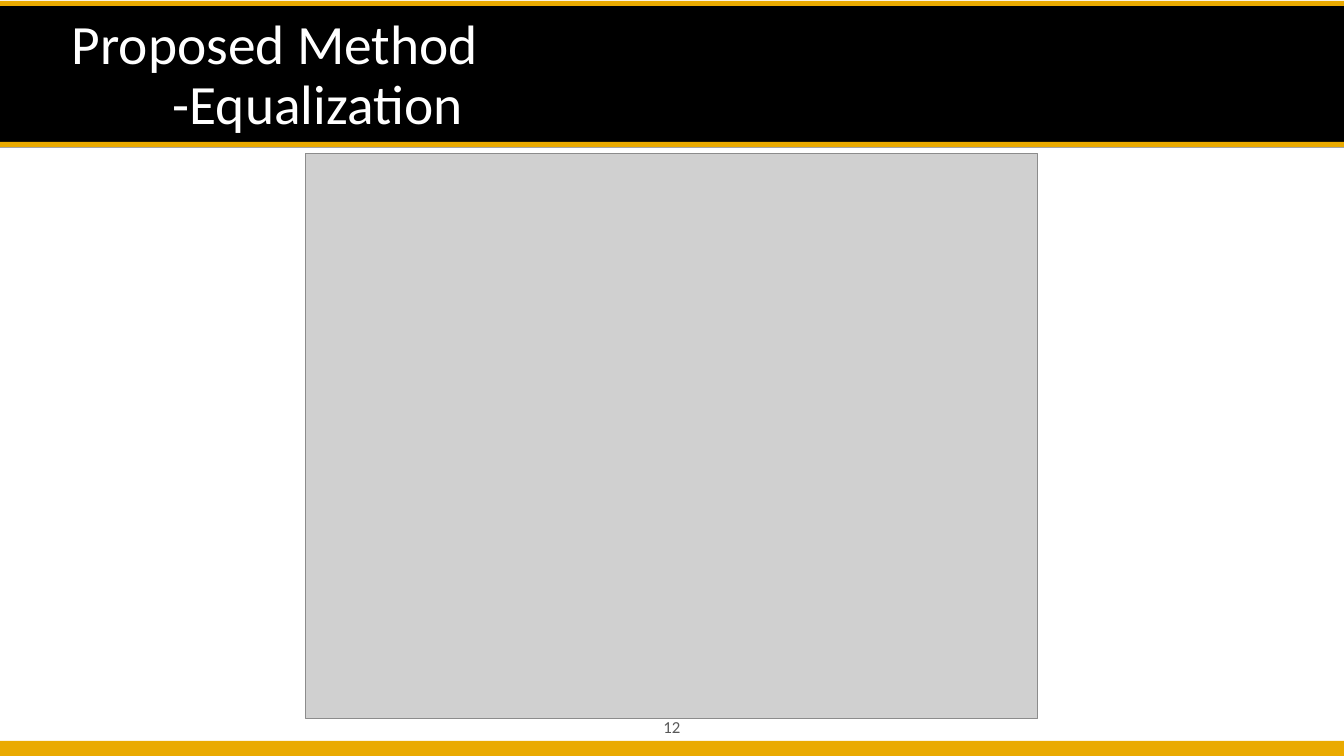
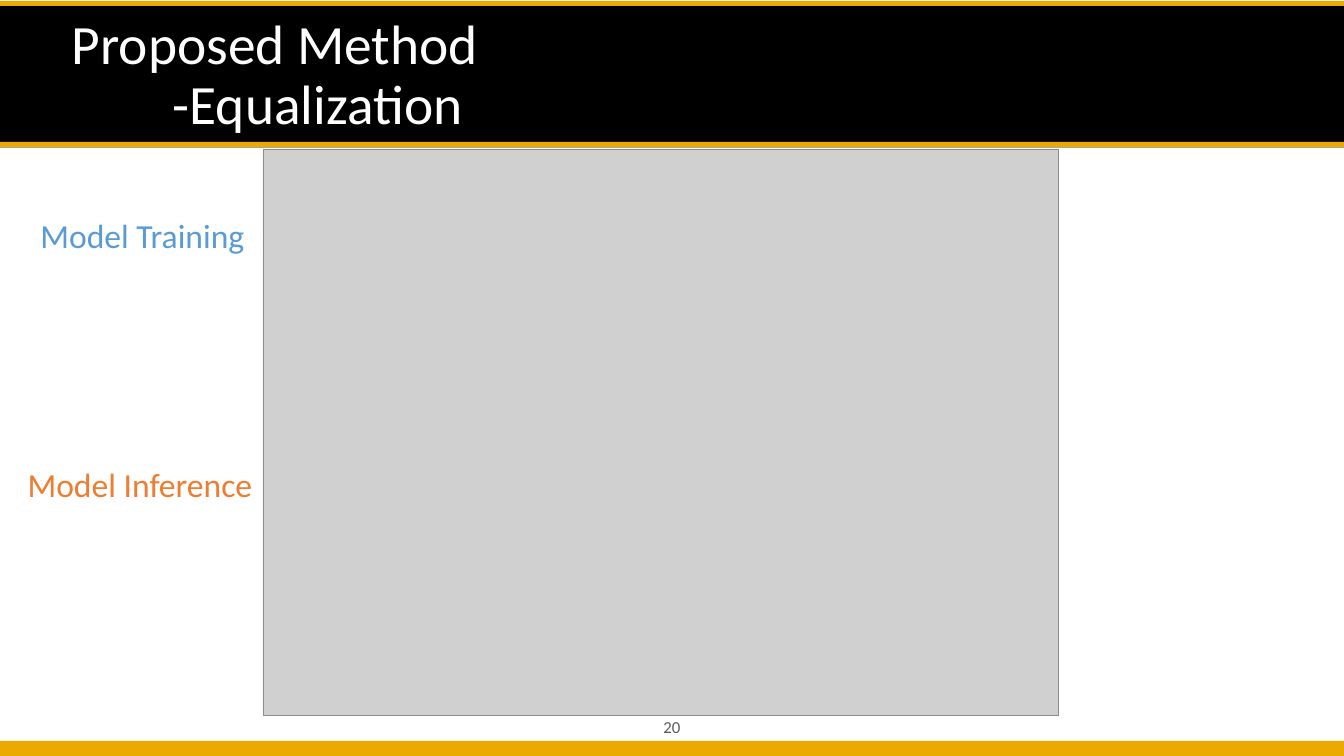
Before and after one commit to likelian/Lab_spring2022, a slide deck: slide 20 of doc/PPT/ Automatic Mixing Proposal.pptx (slide 12 before the commit). Drawn at 1344x756 pixels with LibreOffice and Linux fonts; fonts in the diff are those of the drawing; grey boxes stand for pictures; background and template pictures are left out. Boxes give left, top, right and bottom in pixels: in the first picture for what was removed or moved away, otherwise in the second. Text is boxed around its words. In the diff, an @@ line names an element or a change of style, - is before the commit and + after.

```diff
--- a/doc/PPT/ Automatic Mixing Proposal.pptx
+++ b/doc/PPT/ Automatic Mixing Proposal.pptx
@@ picture: place and size @@
-picture at [307, 153, 1038, 719]
+picture at [263, 149, 1059, 716]
@@ rounded rectangle added at [270, 149, 1053, 330], fill #9DC3E6 at 16% opacity @@
@@ text added at [40, 224, 244, 254], 24 pt, text #5B9BD5 @@
+Model Training
@@ text added at [28, 473, 253, 498], 24 pt, text #ED7D31 @@
+Model Inference
@@ page number at [663, 722, 680, 733]: text changed @@
-12
+20
```
Also in this commit, not shown: 10 other slides changed, 11 slides added, 1 slide removed, 12 other files.
